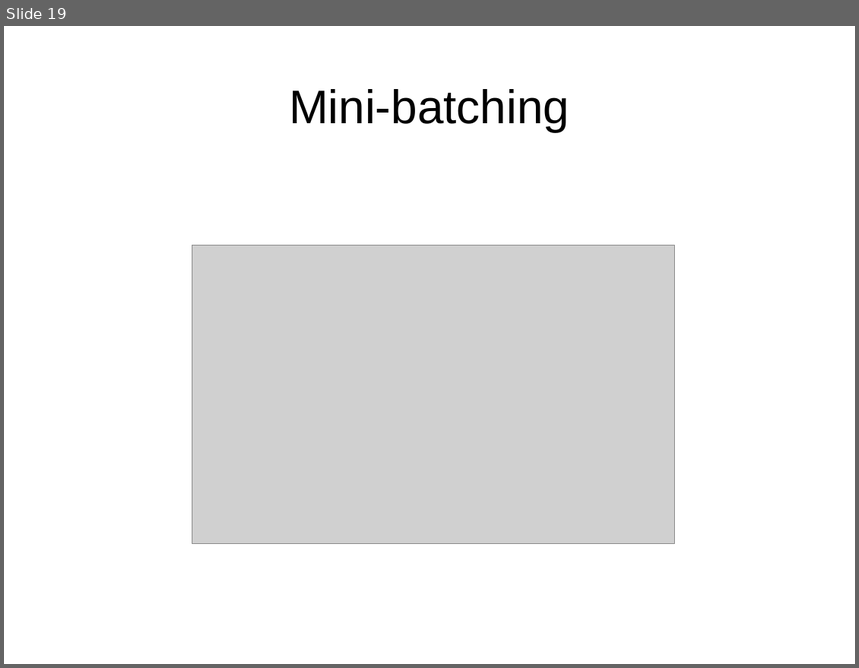
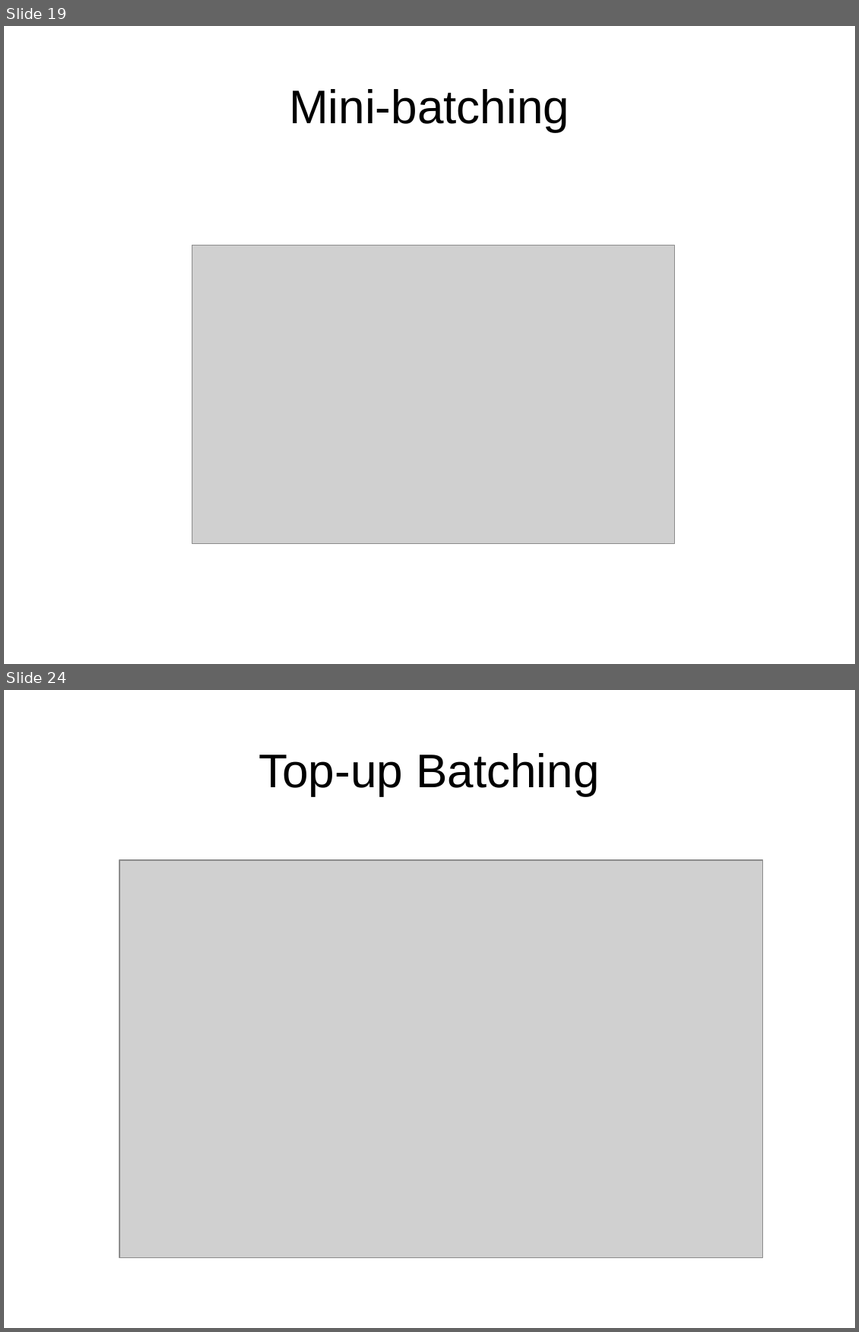
Before and after one commit to hieuhoang/papers, a slide deck: ms.2019/nmt.odp. Shown one above the other, each under a label of ours: slide 19 before the commit, slides 19 and 24 after it; the slides between them are not shown. The pictures are 859x668 and 859x1332 pixels, drawn with LibreOffice and Linux fonts; fonts in the diff are those of the drawing; grey boxes stand for pictures. Boxes give left, top, right and bottom in pixels: in the first picture for what was removed or moved away, otherwise in the second. Text is boxed around its words. In the diff, an @@ line names an element or a change of style, - is before the commit and + after.

```diff
--- a/ms.2019/nmt.odp
+++ b/ms.2019/nmt.odp
@@ slide 24 added at (4, 690, 855, 1328), background #FFFFFF @@
@@ title added at (259, 753, 599, 796), 44 pt, text #000000 @@
+Top-up Batching
@@ picture added at (120, 860, 763, 1258) @@
```
Also in this commit, not shown: 1 slide changed, 6 other slides added, 1 slide removed, 2 other files.
